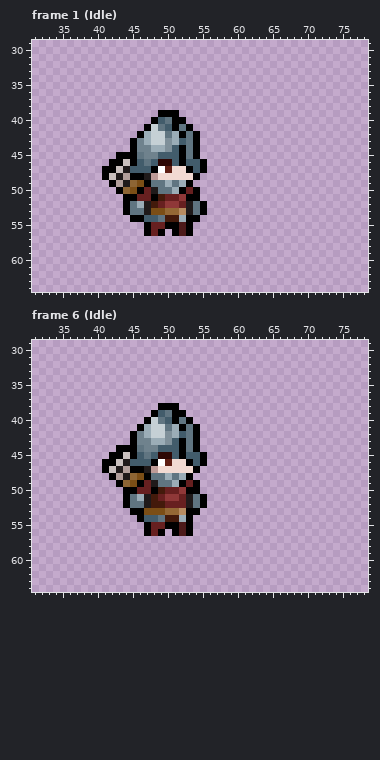
Two versions of one pixel-art file, Asset/Aseprite file/Soldier.aseprite. This is how it looked before the edit.
100x100 pixels, 48 frames. Colours within 5 levels of each other are drawn and written as one. Shown: frame 1 (Idle): x 31..78, y 29..64; frame 6 (Idle): x 31..78, y 29..64. The commit also changed other frames, which this record leaves out.
After the commit:
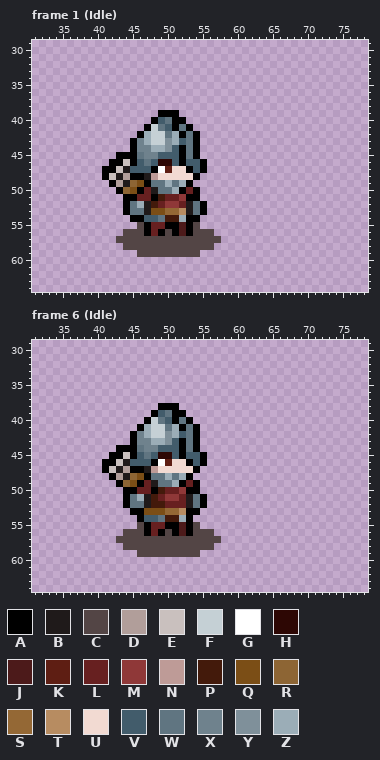
Palette (. is transparent): A #000000  B #1f1a1a  C #534545  D #b19e9a  E #c9c0be  F #c5d0d5  G #ffffff  H #2d0704  J #4c1a1a  K #5e1e13  L #672020  M #8f3838  N #be9b97  P #431a0b  Q #7b4e16  R #8d6534  S #946835  T #b78c61  U #f2dad2  V #425c6b  W #607581  X #6f828d  Y #7f909a  Z #9badb7
Diff:
layer "shadow" now shown
Frame 1 (Idle), layer "shadow":
y 55: x 46 . -> C; x 54 . -> C
y 56: x 44..46 ... -> CCC; x 50 . -> C; x 54..56 ... -> CCC
y 57: x 43..57 ............... -> CCCCCCCCCCCCCCC
y 58: x 44..56 ............. -> CCCCCCCCCCCCC
y 59: x 46..54 ......... -> CCCCCCCCC
Frame 6 (Idle), layer "shadow": the same change as frame 1 (Idle)
Where, in picture pixels (left, top, right, bottom), the same in both pictures:
added: (116, 222, 221, 257)
added: (116, 522, 221, 557)
